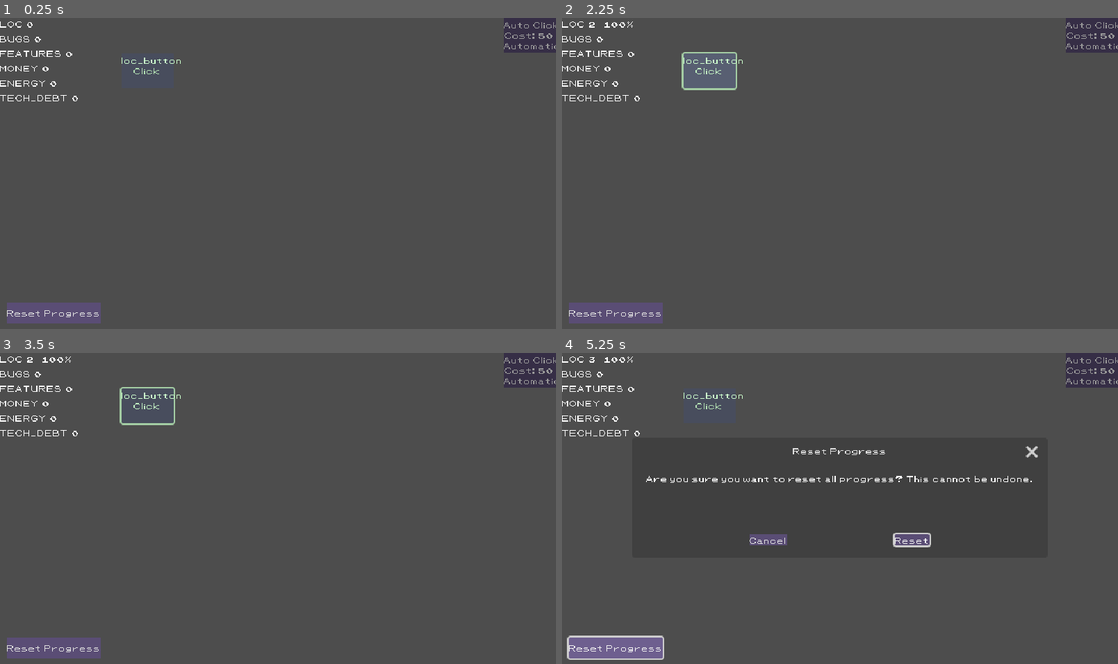
Above: before the commit, frames 1-4 (two rows, left to right).
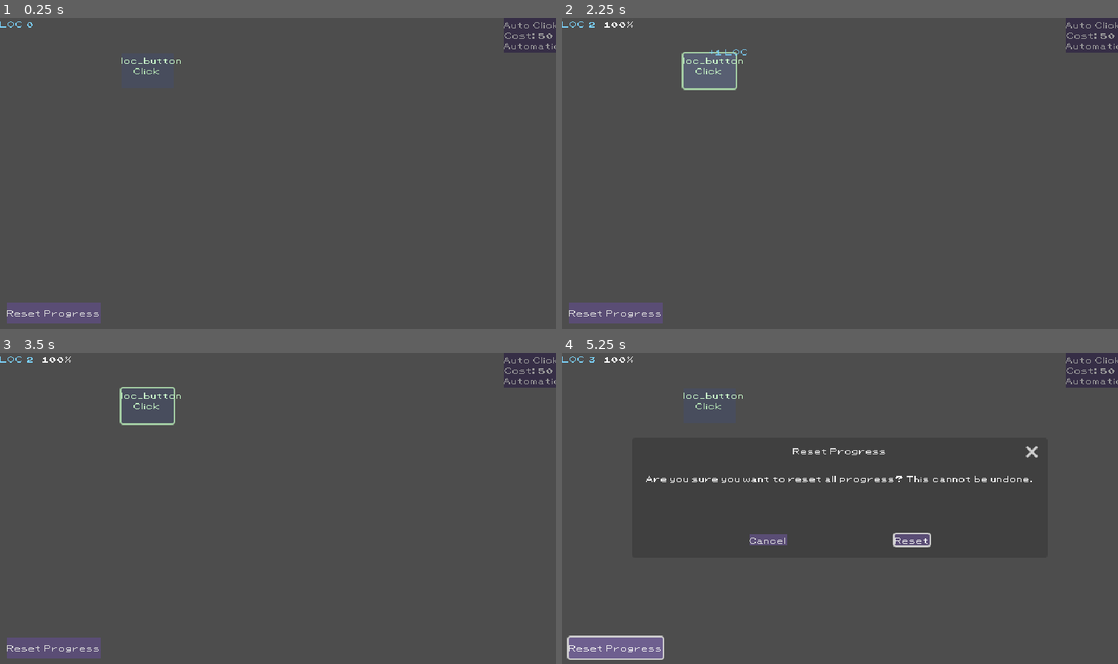
Above: after the commit, the same moments.

Repository: DenisLopata/idle_clicker_dev
Game: Godot game, scene res://scenes/levels/base_level.tscn
Same seed, same stepped clock (60 frames per second), same inputs: the game is played once before the commit and once after it.
Inputs:
- Up to frame 1 (0.25 s): no input
- Up to frame 2 (2.25 s): click "Click" at 0.5 s; click "Auto Clicker" at 1.25 s; click "Click" at 2 s
- Up to frame 3 (3.5 s): click "Auto Clicker" at 2.75 s
- Up to frame 4 (5.25 s): click "Click" at 3.5 s; click "Auto Clicker" at 4.25 s; click "Reset Progress" at 5 s

The runs differ from the first frame. In frame 1, 0.3% of the frame differs, in the area x 0-14%, y 1-27%; in frame 2, 0.4%, in the area x 0-34%, y 1-27%; in frame 3, 0.3%; in frame 4, 0.3%.

Commit message:
Add resource color system, floating numbers, and tooltips
- Add color constants to ResourceTypes for each resource
- Apply colors to ResourceHUD name and amount labels
- Create FloatingText component for animated resource feedback
- Spawn colored floating text on ActionButton clicks
- Spawn colored floating text on PassiveGenerator ticks
- Add tooltips to ActionButton and PassiveGenerator
- Hide resource rows until discovered, save/load discovery state
- LOC always visible, others reveal on first interaction

Colors: LOC=#7cd4fd, Features=#6edb8f, Bugs=#ffd166,
Money=#f4c430, Energy=#a78bfa, TechDebt=#ff6b6b

🤖 Generated with [Claude Code](https://claude.com/claude-code)

Co-Authored-By: Claude Opus 4.5 <noreply@anthropic.com>

Diff:
--- a/scenes/UI/resource_hud/resource_hud.gd
+++ b/scenes/UI/resource_hud/resource_hud.gd
@@ -8,6 +8,10 @@
 var _rows: Dictionary = {} # ResourceType -> ResourceRow
 var _game_state: GameState
 var _production_system: ProductionSystem
+
+func _ready() -> void:
+	# Register with SaveManager for save/load
+	SaveManager.register(self)
 
 func initialize(game_state: GameState, production_system: ProductionSystem = null) -> void:
 	_game_state = game_state
@@ -20,13 +24,14 @@
 	for rtype in ResourceTypes.ResourceType.values():
 		_create_row(rtype)
 
+	# LOC is always visible from the start
+	_rows[ResourceTypes.ResourceType.LOC].reveal()
+
 func _create_row(rtype: ResourceTypes.ResourceType) -> void:
 	var row := resource_row_scene.instantiate() as ResourceRow
-	row.resource_type = rtype
+	container.add_child(row)
 
-	container.add_child(row)
-	#await row.ready
-
+	row.setup(rtype, true)  # start hidden
 	row.name_label.text = ResourceTypes.ResourceType.keys()[rtype]
 	row.set_amount(_game_state.get_resource(rtype))
 	row.efficiency_label.text = ""
@@ -40,6 +45,8 @@
 	if not _rows.has(type):
 		return
 
+	# Reveal the row when resource is first interacted with
+	_rows[type].reveal()
 	_rows[type].set_amount(new_value)
 
 func _on_rates_updated(rates: Dictionary) -> void:
@@ -52,3 +59,17 @@
 	if _production_system and _rows.has(ResourceTypes.ResourceType.LOC):
 		var penalty = _production_system.get_bug_penalty()
 		_rows[ResourceTypes.ResourceType.LOC].set_efficiency(penalty)
+
+# Save/Load interface
+func get_save_data() -> Dictionary:
+	var discovered: Array = []
+	for rtype in _rows.keys():
+		if _rows[rtype].discovered:
+			discovered.append(rtype)
+	return {"discovered": discovered}
+
+func load_save_data(data: Dictionary) -> void:
+	if data.has("discovered"):
+		for rtype in data["discovered"]:
+			if _rows.has(rtype):
+				_rows[rtype].reveal()
--- a/scenes/UI/resource_hud/resource_row.gd
+++ b/scenes/UI/resource_hud/resource_row.gd
@@ -2,11 +2,26 @@
 class_name ResourceRow
 
 var resource_type: ResourceTypes.ResourceType
+var discovered: bool = false
 
 @onready var name_label: Label = $Name
 @onready var amount_label: Label = $Amount
 @onready var rate_label: Label = $Rate
 @onready var efficiency_label: Label = $Efficiency
+
+func setup(type: ResourceTypes.ResourceType, start_hidden: bool = true) -> void:
+	resource_type = type
+	var color := ResourceTypes.get_color(type)
+	name_label.modulate = color
+	amount_label.modulate = color
+
+	if start_hidden:
+		hide()
+
+func reveal() -> void:
+	if not discovered:
+		discovered = true
+		show()
 
 func set_amount(value: float) -> void:
 	amount_label.text = str(int(value))
--- a/scenes/components/action_button/action_button.gd
+++ b/scenes/components/action_button/action_button.gd
@@ -3,6 +3,8 @@
 
 signal unlocked(action_id: String)
 signal performed(action_id: String)
+
+const FLOATING_TEXT_SCENE = preload("res://scenes/components/floating_text/floating_text.tscn")
 
 @export var action_id: String = ""
 
@@ -35,6 +37,7 @@
 
 	_update_visual_state()
 	_update_cost_label()
+	_update_tooltip()
 
 	name_label.text = action_id
 
@@ -50,15 +53,16 @@
 		return
 
 	# Perform action
-	#GameState.add_resource(resource_type, resource_per_click)
 	if action_cost > 0.0:
 		if GameState.get_resource(action_cost_type) < action_cost:
 			return
 
 		GameState.add_resource(action_cost_type, -action_cost)
+		_spawn_floating_text(-action_cost, action_cost_type)
 
 	if resource_per_click != 0.0:
 		GameState.add_resource(resource_type, resource_per_click)
+		_spawn_floating_text(resource_per_click, resource_type)
 	performed.emit(action_id)
 
 
@@ -71,6 +75,7 @@
 
 		_update_visual_state()
 		_update_cost_label()
+		_update_tooltip()
 
 
 func _on_resource_changed(type: int, _new_value: float) -> void:
@@ -103,3 +108,32 @@
 	if cost_label and not unlocked_action:
 		var type_txt: String = ResourceTypes.ResourceType.keys()[unlock_cost_type]
 		cost_label.text = "Cost: %d %s" % [unlock_cost, str(type_txt)]
+
+func _update_tooltip() -> void:
+	var lines := []
+
+	if not unlocked_action:
+		var cost_type: String = ResourceTypes.ResourceType.keys()[unlock_cost_type]
+		lines.append("Unlock for %d %s" % [int(unlock_cost), cost_type])
+	else:
+		if resource_per_click > 0:
+			var res_type: String = ResourceTypes.ResourceType.keys()[resource_type]
+			lines.append("+%d %s per click" % [int(resource_per_click), str(res_type)])
+		if action_cost > 0:
+			var cost_type: String = ResourceTypes.ResourceType.keys()[action_cost_type]
+			lines.append("Costs %d %s" % [int(action_cost), cost_type])
+
+	tooltip_text = "\n".join(lines)
+
+func _spawn_floating_text(amount: float, type: ResourceTypes.ResourceType) -> void:
+	var floating := FLOATING_TEXT_SCENE.instantiate() as FloatingText
+	get_tree().root.add_child(floating)
+
+	var prefix := "+" if amount > 0 else ""
+	var type_name: String = ResourceTypes.ResourceType.keys()[type]
+	var display_text := "%s%d %s" % [prefix, int(amount), type_name]
+	var color := ResourceTypes.get_color(type)
+
+	# Spawn above the button
+	var spawn_pos := global_position + Vector2(size.x / 2, 0)
+	floating.setup(display_text, color, spawn_pos)
--- /dev/null
+++ b/scenes/components/floating_text/floating_text.gd
@@ -0,0 +1,22 @@
+extends Label
+class_name FloatingText
+
+var velocity := Vector2(0, -50)
+var lifetime := 1.0
+var _elapsed := 0.0
+
+func setup(text_value: String, color: Color, start_pos: Vector2) -> void:
+	text = text_value
+	modulate = color
+	global_position = start_pos
+
+func _process(delta: float) -> void:
+	_elapsed += delta
+	position += velocity * delta
+
+	# Fade out
+	var alpha := 1.0 - (_elapsed / lifetime)
+	modulate.a = alpha
+
+	if _elapsed >= lifetime:
+		queue_free()
--- /dev/null
+++ b/scenes/components/floating_text/floating_text.tscn
@@ -0,0 +1,9 @@
+[gd_scene load_steps=3 format=3 uid="uid://floating_text_scene"]
+
+[ext_resource type="Script" path="res://scenes/components/floating_text/floating_text.gd" id="1_script"]
+[ext_resource type="Theme" uid="uid://ci8nn6qjjfjll" path="res://assets/themes/base_button.tres" id="2_theme"]
+
+[node name="FloatingText" type="Label"]
+z_index = 100
+theme = ExtResource("2_theme")
+script = ExtResource("1_script")
--- a/scenes/components/passive_generator/passive_generator.gd
+++ b/scenes/components/passive_generator/passive_generator.gd
@@ -2,6 +2,8 @@
 class_name PassiveGenerator
 
 signal unlocked(action_id: String)
+
+const FLOATING_TEXT_SCENE = preload("res://scenes/components/floating_text/floating_text.tscn")
 
 @export var action_id: String = "gen_1"
 
@@ -37,6 +39,7 @@
 
 	_update_visual_state()
 	_update_cost_label()
+	_update_tooltip()
 
 	# Register for save/load
 	SaveManager.register(self)
@@ -68,6 +71,7 @@
 
 		_update_visual_state()
 		_update_cost_label()
+		_update_tooltip()
 
 
 func _on_resource_changed(type: int, _new_value: float) -> void:
@@ -96,10 +100,34 @@
 	else:
 		cost_label.text = "+%d / %.1fs" % [resource_per_tick, tick_interval]
 
+func _update_tooltip() -> void:
+	var res_type: String = ResourceTypes.ResourceType.keys()[resource_type]
+
+	if not unlocked_generator:
+		var cost_type: String = ResourceTypes.ResourceType.keys()[unlock_cost_type]
+		tooltip_text = "Unlock for %d %s\nProduces +%d %s every %.1fs" % [
+			int(unlock_cost), cost_type, int(resource_per_tick), res_type, tick_interval
+		]
+	else:
+		tooltip_text = "Produces +%d %s every %.1fs" % [int(resource_per_tick), res_type, tick_interval]
 
 func _on_tick() -> void:
 	if unlocked_generator:
 		GameState.add_resource(resource_type, resource_per_tick)
+		_spawn_floating_text(resource_per_tick, resource_type)
+
+func _spawn_floating_text(amount: float, type: ResourceTypes.ResourceType) -> void:
+	var floating := FLOATING_TEXT_SCENE.instantiate() as FloatingText
+	get_tree().root.add_child(floating)
+
+	var prefix := "+" if amount > 0 else ""
+	var type_name: String = ResourceTypes.ResourceType.keys()[type]
+	var display_text := "%s%d %s" % [prefix, int(amount), type_name]
+	var color := ResourceTypes.get_color(type)
+
+	# Spawn above the generator
+	var spawn_pos := global_position + Vector2(size.x / 2, 0)
+	floating.setup(display_text, color, spawn_pos)
 
 # Save/Load interface
 func get_save_data() -> Dictionary:
@@ -114,3 +142,4 @@
 		timer.start()
 		_update_visual_state()
 		_update_cost_label()
+		_update_tooltip()
--- a/scenes/levels/base_level.tscn
+++ b/scenes/levels/base_level.tscn
@@ -40,7 +40,6 @@
 offset_top = 41.0
 offset_right = 200.0
 offset_bottom = 81.0
-theme = ExtResource("3_j7gcg")
 theme_type_variation = &"FlatButton"
 action_id = "loc_button"
 unlock_cost = 0.0
@@ -52,7 +51,6 @@
 offset_top = 92.0
 offset_right = 202.0
 offset_bottom = 132.0
-theme = ExtResource("3_j7gcg")
 action_id = "bug_button"
 resource_type = 1
 resource_per_click = 0.0
@@ -66,7 +64,6 @@
 offset_top = 148.0
 offset_right = 205.0
 offset_bottom = 188.0
-theme = ExtResource("3_j7gcg")
 action_id = "commit_button"
 unlock_cost = 50.0
 resource_per_click = 0.0
@@ -79,7 +76,6 @@
 offset_top = 210.0
 offset_right = 213.0
 offset_bottom = 250.0
-theme = ExtResource("3_j7gcg")
 action_id = "ship_button"
 unlock_cost_type = 2
 unlock_cost = 1.0
--- a/scripts/resources/resource_types.gd
+++ b/scripts/resources/resource_types.gd
@@ -9,3 +9,15 @@
 	ENERGY,
 	TECH_DEBT,
 }
+
+const COLORS: Dictionary = {
+	ResourceType.LOC: Color("#7cd4fd"),
+	ResourceType.BUGS: Color("#ffd166"),
+	ResourceType.FEATURES: Color("#6edb8f"),
+	ResourceType.MONEY: Color("#f4c430"),
+	ResourceType.ENERGY: Color("#a78bfa"),
+	ResourceType.TECH_DEBT: Color("#ff6b6b"),
+}
+
+static func get_color(type: ResourceType) -> Color:
+	return COLORS.get(type, Color.WHITE)
Not shown, added: scenes/components/floating_text/floating_text.gd.uid
Not shown: 1 places in scenes/levels/base_level.tscn that only renumber resources
